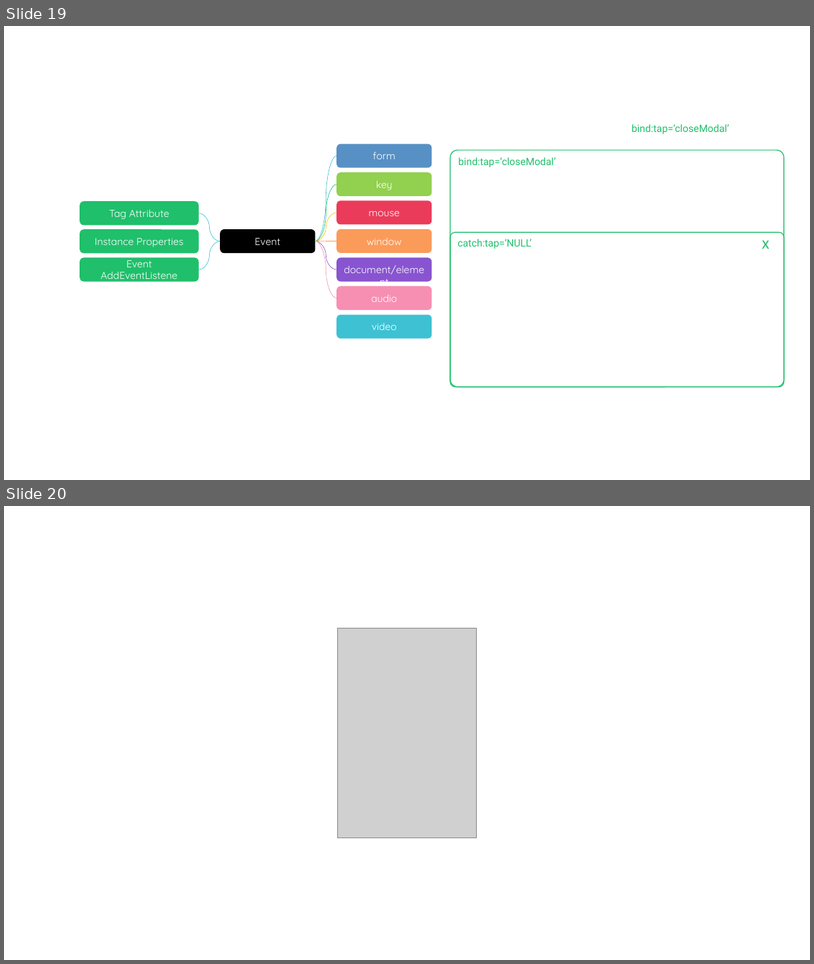
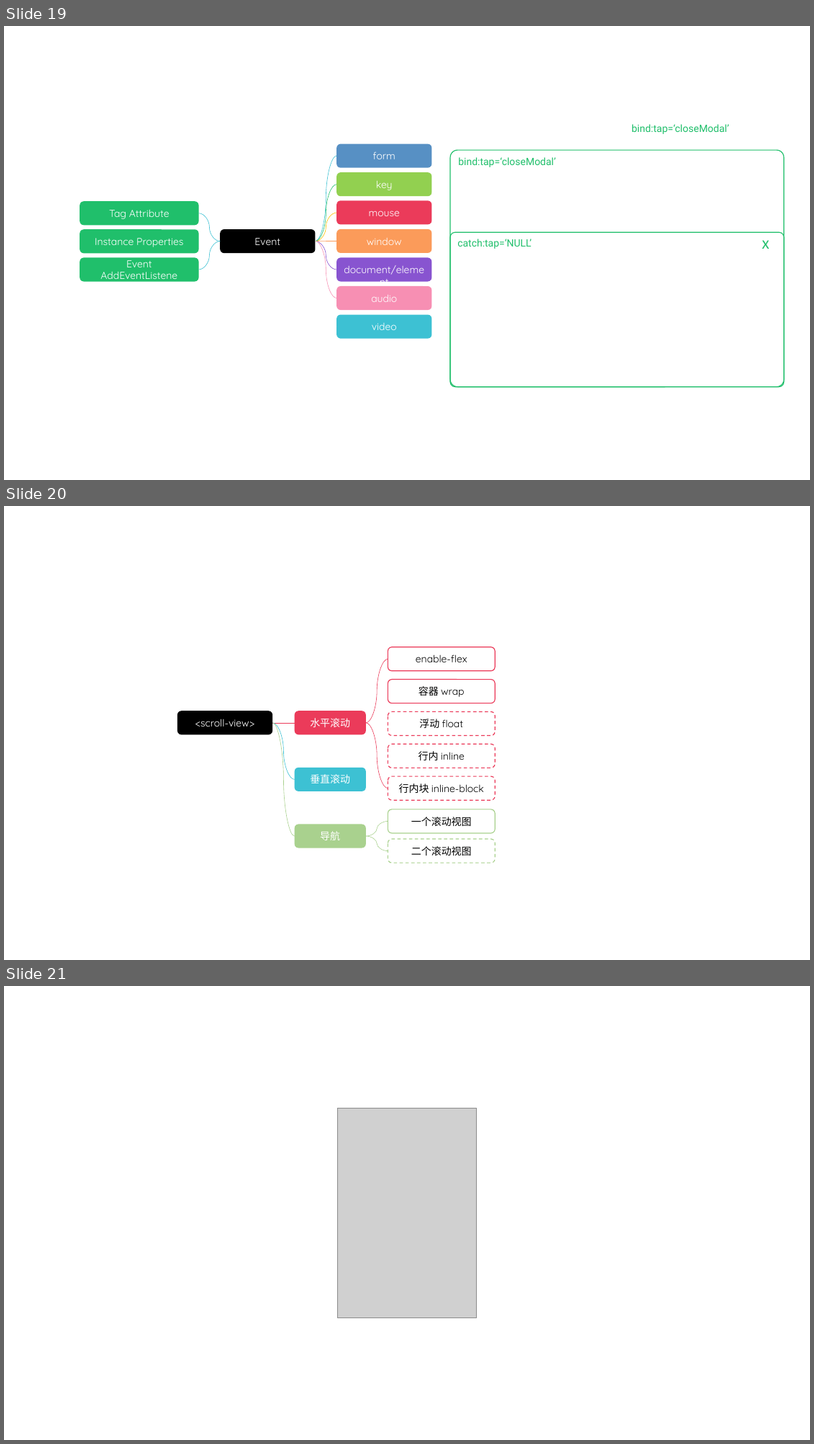
Before and after one commit to glpla/glpla.github.io, a slide deck: utils/file/charts.pptx. Shown one above the other, each under a label of ours: slides 19 and 20 before the commit, slides 19, 20 and 21 after it. The pictures are 814x964 and 814x1444 pixels, drawn with LibreOffice and Linux fonts; fonts in the diff are those of the drawing; grey boxes stand for pictures. Boxes give left, top, right and bottom in pixels: in the first picture for what was removed or moved away, otherwise in the second. Text is boxed around its words. In the diff, an @@ line names an element or a change of style, - is before the commit and + after.

Commit message:
scroll-view

```diff
--- a/utils/file/charts.pptx
+++ b/utils/file/charts.pptx
@@ slide 20 added at <box>4,506,810,960</box>, background #FFFFFF @@
@@ rounded rectangle added at <box>388,647,495,671</box>, outline #EB3B5A 1 pt, 12 pt, text #000000 @@
+enable-flex
@@ curved line added from (366, 723) to (388, 659), #EB3B5A 0.5 pt @@
@@ rounded rectangle added at <box>388,679,495,703</box>, outline #EB3B5A 1 pt, 12 pt, text #000000 @@
+容器 wrap
@@ rounded rectangle added at <box>178,710,273,734</box>, fill #000000, 12 pt, text #FFFFFF @@
+<scroll-view>
@@ rounded rectangle added at <box>295,710,366,734</box>, fill #EB3B5A, 12 pt, text #FFFFFF @@
+水平滚动
@@ rounded rectangle added at <box>388,712,495,735</box>, outline #EB3B5A 1 pt dashed, 12 pt, text #000000 @@
+浮动 float
@@ line added from (273, 723) to (295, 723), #EB3B5A 0.5 pt @@
@@ curved line added from (295, 780) to (273, 723), #3DC1D3 0.5 pt @@
@@ curved line added from (295, 836) to (273, 723), #A9D18E 0.5 pt @@
@@ curved line added from (366, 723) to (388, 788), #EB3B5A 0.5 pt @@
@@ rounded rectangle added at <box>388,744,495,767</box>, outline #EB3B5A 1 pt dashed, 12 pt, text #000000 @@
+行内 inline
@@ rounded rectangle added at <box>295,767,366,791</box>, fill #3DC1D3, 12 pt, text #FFFFFF @@
+垂直滚动
@@ rounded rectangle added at <box>388,777,495,800</box>, outline #EB3B5A 1 pt dashed, 12 pt, text #000000 @@
+行内块 inline-block
@@ rounded rectangle added at <box>295,824,366,848</box>, fill #A9D18E, 12 pt, text #FFFFFF @@
+导航
@@ curved line added from (366, 836) to (388, 821), #A9D18E 0.5 pt @@
@@ rounded rectangle added at <box>388,809,495,833</box>, outline #A9D18E 1 pt, 12 pt, text #000000 @@
+一个滚动视图
@@ curved line added from (366, 836) to (388, 851), #A9D18E 0.5 pt @@
@@ rounded rectangle added at <box>388,839,495,862</box>, outline #A9D18E 1 pt dashed, 12 pt, text #000000 @@
+二个滚动视图
@@ what was slide 20 is now slide 21 @@
```
Also in this commit, not shown: 11 other files.
